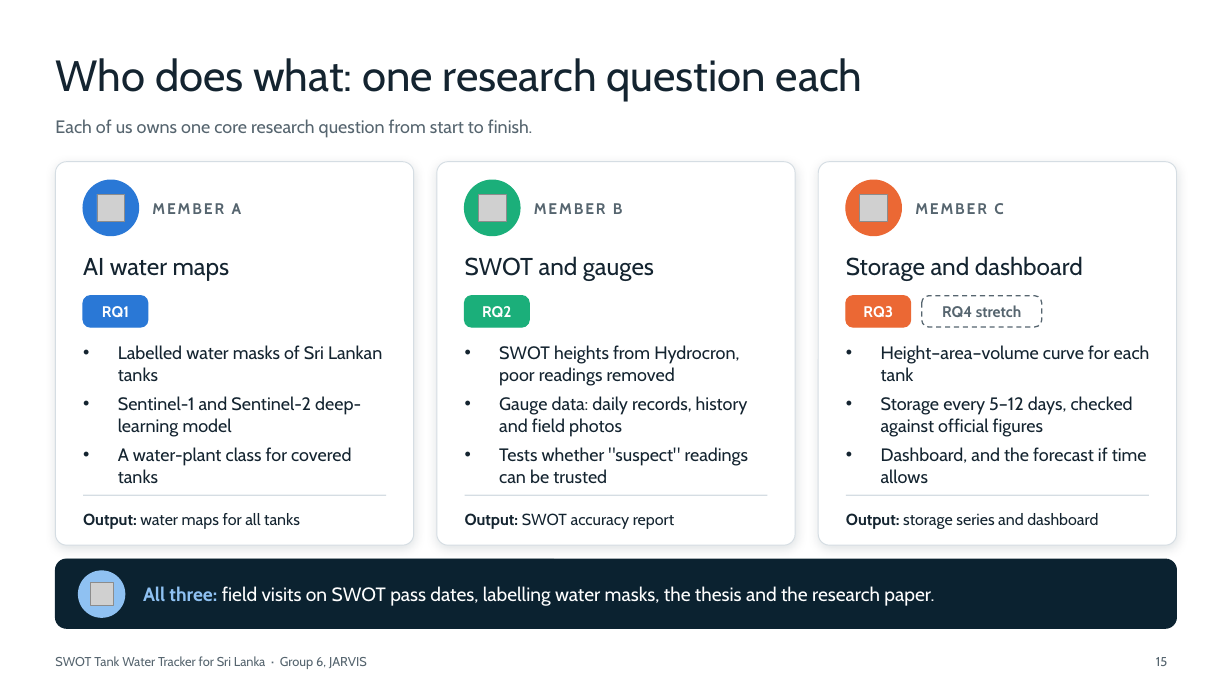
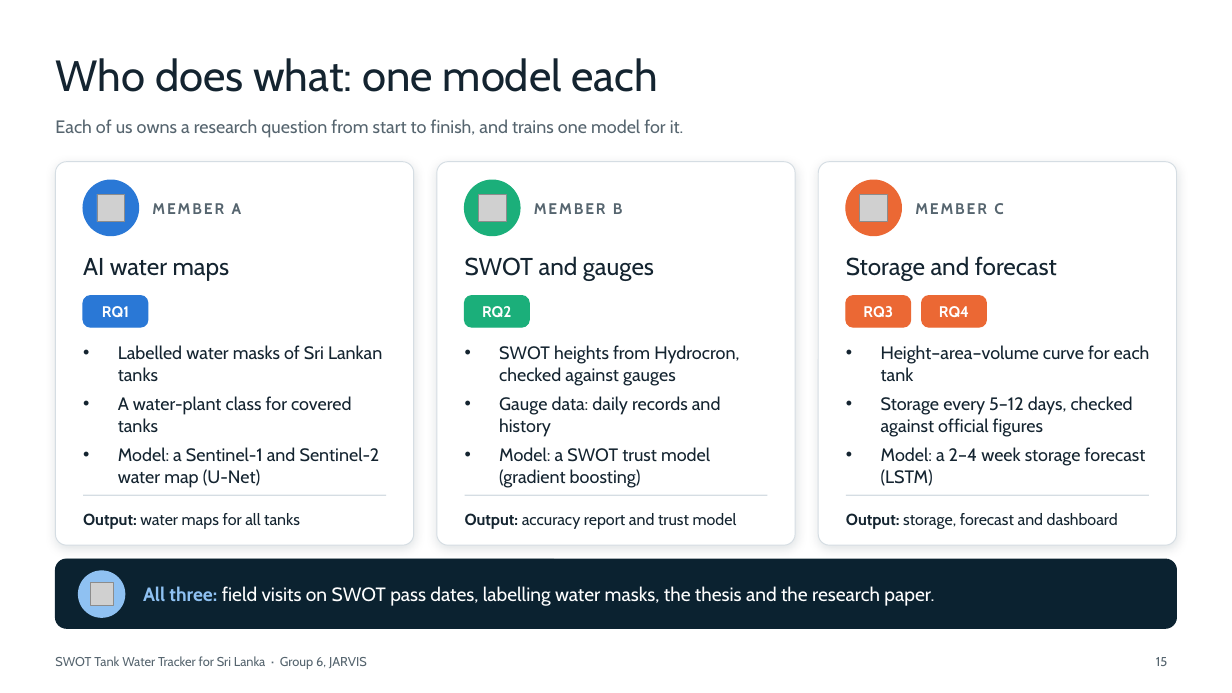
Before and after one commit to jarvis-uom/swot-tank-tracker-site, a slide deck: slide 15 of site/assets/docs/swot-tank-tracker-proposal-talk.pptx. Drawn at 1232x693 pixels with LibreOffice and Linux fonts; fonts in the diff are those of the drawing; grey boxes stand for pictures. Boxes give left, top, right and bottom in pixels: in the first picture for what was removed or moved away, otherwise in the second. Text is boxed around its words. In the diff, an @@ line names an element or a change of style, - is before the commit and + after.

Commit message:
Give each member a model to train: B a SWOT trust model, C a storage forecast
B trains gradient boosting that learns how wrong each SWOT reading is (RQ2). C trains an LSTM that forecasts storage 2-4 weeks ahead; RQ4 is now core, not a stretch goal. Both use the Irrigation Department's daily storage for 117 reservoirs.

```diff
--- a/site/assets/docs/swot-tank-tracker-proposal-talk.pptx
+++ b/site/assets/docs/swot-tank-tracker-proposal-talk.pptx
@@ title at (55,58,659,92): text changed @@
-Who does what: one research question each
+Who does what: one model each
@@ text at (55,119,684,138): text changed @@
-Each of us owns one core research question from start to finish.
+Each of us owns a research question from start to finish, and trains one model for it.
@@ text at (846,256,1057,281): text changed @@
-Storage and dashboard
+Storage and forecast
@@ rounded rectangle: place and size @@
-rounded rectangle at (922,296,1043,327)
+rounded rectangle at (922,296,987,327)
@@ rounded rectangle at (922,296,987,327): fill #FFFFFF to #EB6834; outline #56656F 1 pt dashed to #EB6834 1 pt @@
@@ text at (939,306,969,317): text changed; text colour #56656F to #FFFFFF @@
-RQ4 stretch
+RQ4
@@ text at (499,345,739,488): text changed @@
-• SWOT heights from Hydrocron, poor readings removed
-• Gauge data: daily records, history and field photos
-• Tests whether "suspect" readings can be trusted
+• SWOT heights from Hydrocron, checked against gauges
+• Gauge data: daily records and history
+• Model: a SWOT trust model (gradient boosting)
@@ text at (118,396,361,437): paragraph removed @@
-• Sentinel-1 and Sentinel-2 deep-learning model
@@ text at (118,447,380,488): paragraph added @@
+• Model: a Sentinel-1 and Sentinel-2 water map (U-Net)
@@ text at (881,447,1146,486): text changed @@
-• Dashboard, and the forecast if time allows
+• Model: a 2–4 week storage forecast (LSTM)
@@ text at (465,513,737,529): text changed @@
-Output: SWOT accuracy report
+Output: accuracy report and trust model
@@ text at (846,513,1118,529): text changed @@
-Output: storage series and dashboard
+Output: storage, forecast and dashboard
```
Also in this commit, not shown: 4 other slides changed, 14 other files.
